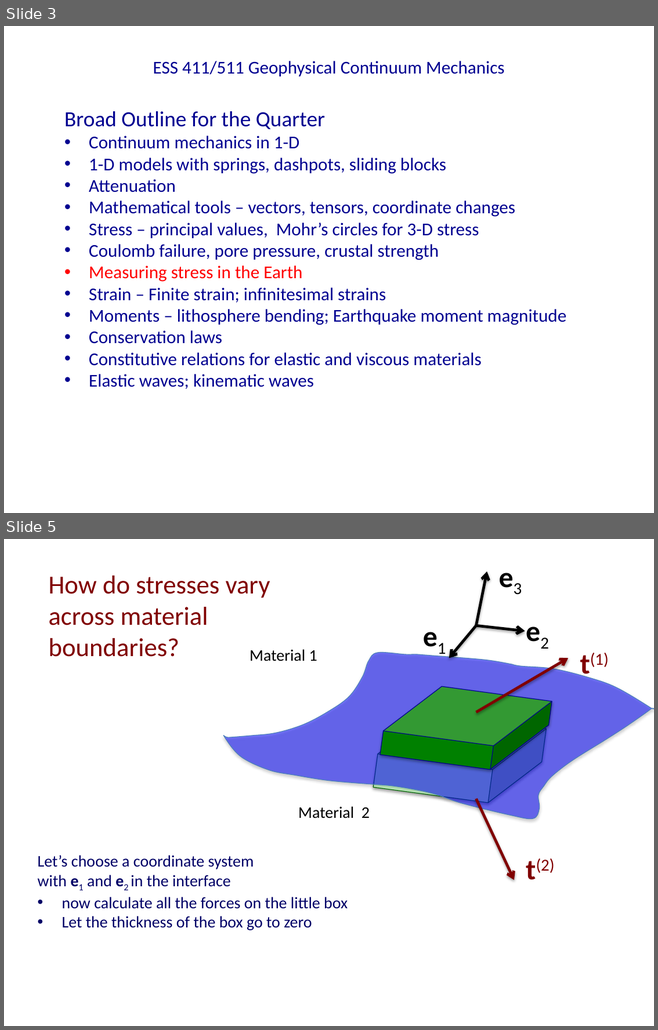
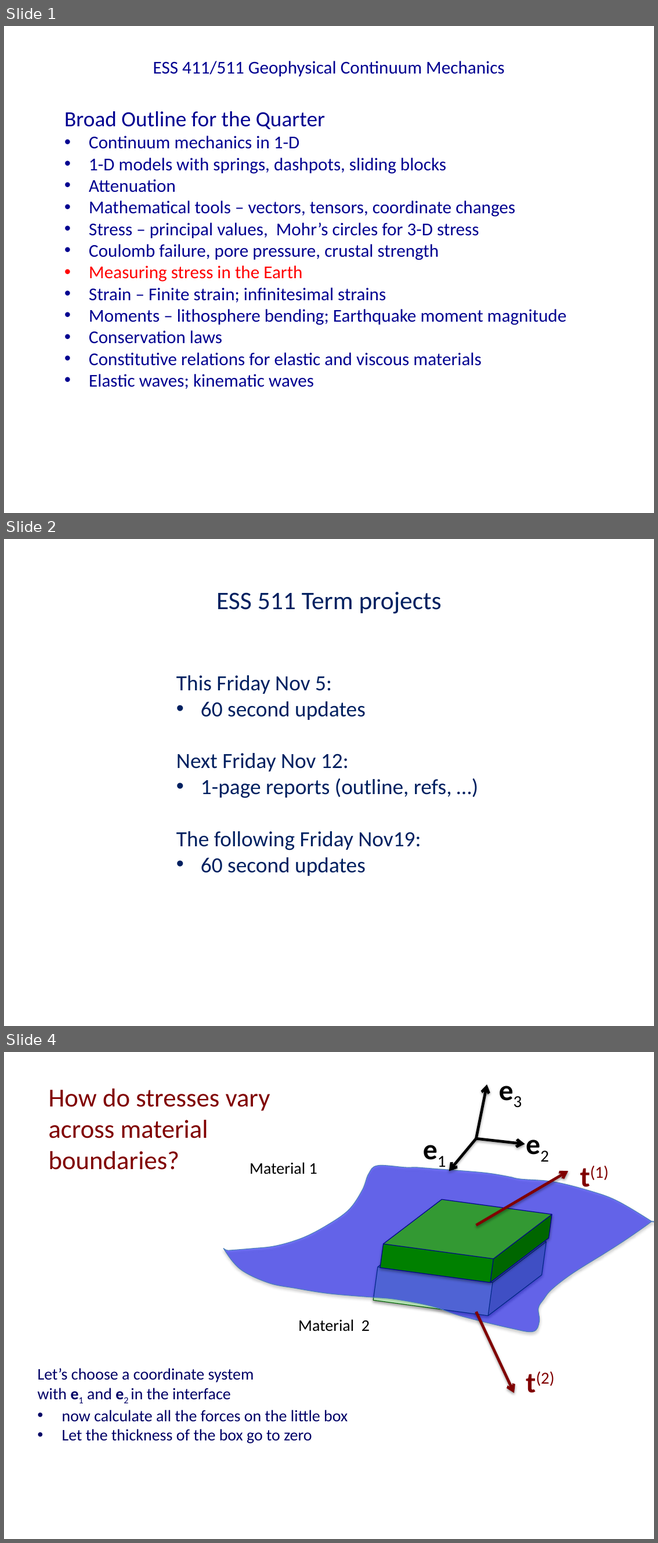
Before and after one commit to UW-geophysics-edu/ess-411-511, a slide deck: lectures/pptx/ESS411_511_Class_19.pptx. Shown one above the other, each under a label of ours: slides 3 and 5 before the commit, slides 1, 2 and 4 after it; the slides between them are not shown. The pictures are 658x1030 and 658x1543 pixels, drawn with LibreOffice and Linux fonts; fonts in the diff are those of the drawing; background and template pictures are left out. Boxes give left, top, right and bottom in pixels: in the first picture for what was removed or moved away, otherwise in the second. Text is boxed around its words. In the diff, an @@ line names an element or a change of style, - is before the commit and + after.

```diff
--- a/lectures/pptx/ESS411_511_Class_19.pptx
+++ b/lectures/pptx/ESS411_511_Class_19.pptx
@@ slide 2 added at [4, 539, 654, 1026], background #FFFFFF @@
@@ title added at [216, 592, 441, 614], 28 pt, text #002060 @@
+ESS 511 Term projects
@@ text added at [176, 675, 452, 876], 24 pt, text #002060 @@
+This Friday Nov 5:
+• 60 second updates
+Next Friday Nov 12:
+• 1-page reports (outline, refs, …)
+The following Friday Nov19:
+• 60 second updates
@@ what was slide 3 is now slide 1 @@
@@ what was slide 5 is now slide 4 @@
```
Also in this commit, not shown: 1 slide changed, 15 slides removed, 10 other files.
